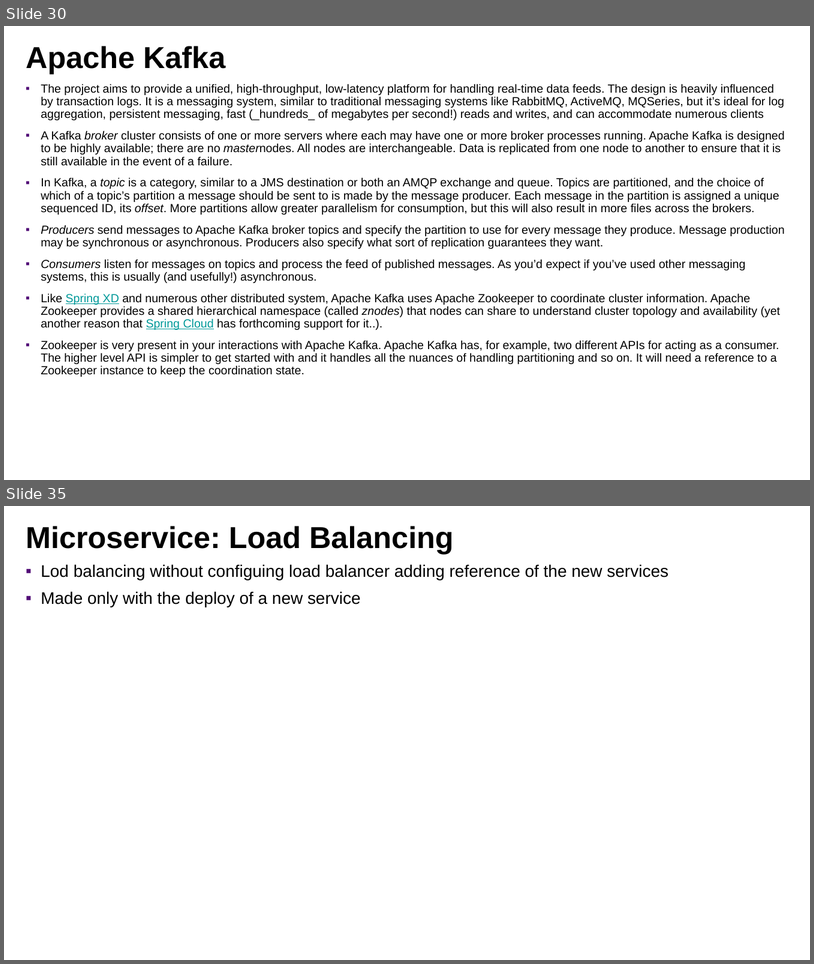
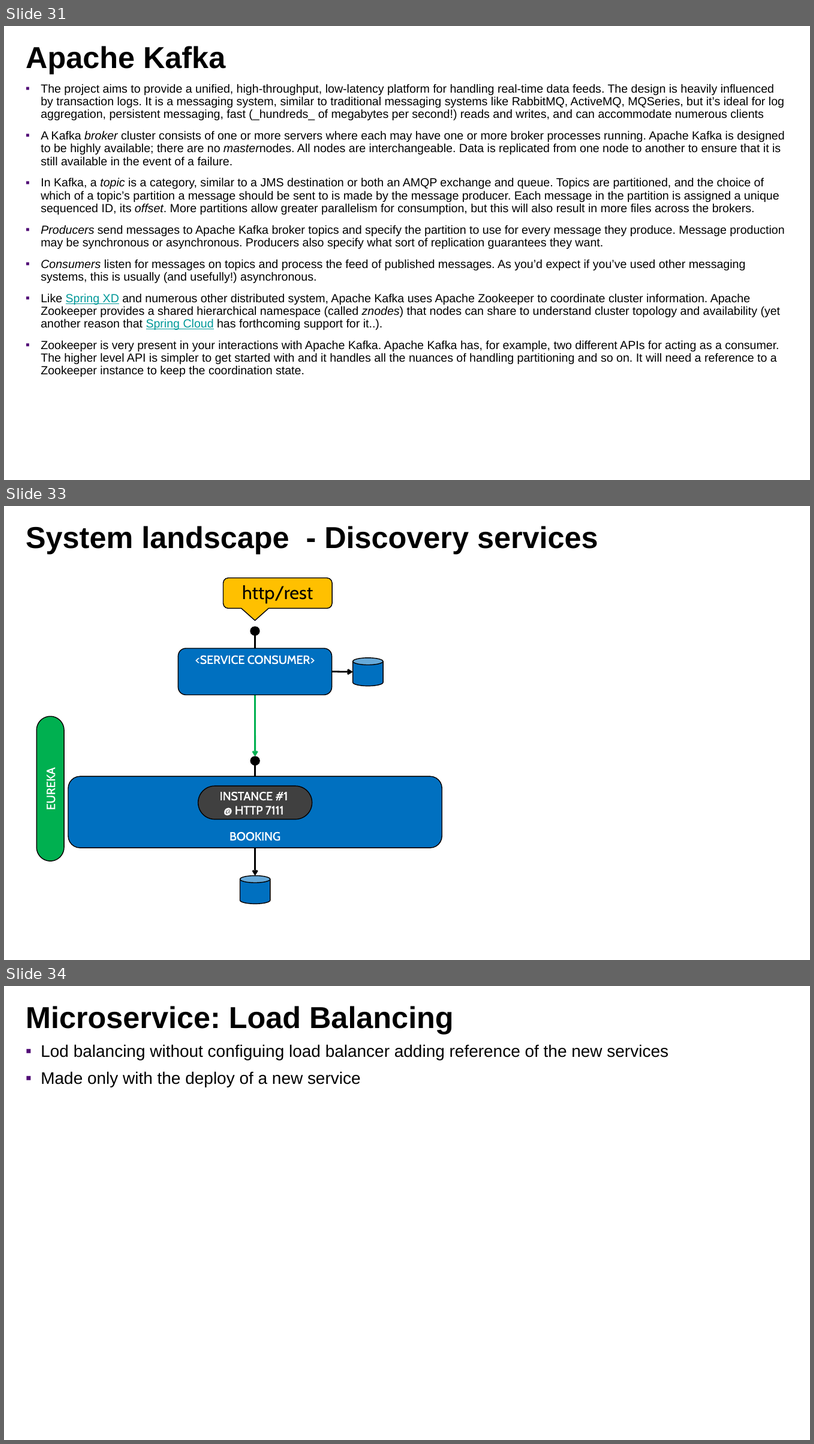
Before and after one commit to lbennardis/microS_code2016_DOCS, a slide deck: luigiBennardisMicroservices.pptx. Shown one above the other, each under a label of ours: slides 30 and 35 before the commit, slides 31, 33 and 34 after it; the slides between them are not shown. The pictures are 814x964 and 814x1444 pixels, drawn with LibreOffice and Linux fonts; fonts in the diff are those of the drawing; background and template pictures are left out. Boxes give left, top, right and bottom in pixels: in the first picture for what was removed or moved away, otherwise in the second. Text is boxed around its words. In the diff, an @@ line names an element or a change of style, - is before the commit and + after.

```diff
--- a/luigiBennardisMicroservices.pptx
+++ b/luigiBennardisMicroservices.pptx
@@ slide 33 added at (x1=4, y1=506, x2=810, y2=960), background picture (left out) @@
@@ title added at (x1=26, y1=526, x2=599, y2=554), 72 pt, text #000000, bold @@
+System landscape - Discovery services
@@ rounded speech box added at (x1=223, y1=578, x2=332, y2=609), fill #FFC000, outline #000000 2 pt, 44 pt, text #000000 @@
+http/rest
@@ group added at (x1=178, y1=627, x2=383, y2=694): 1 rounded rectangle, 1 line, 1 ellipse, 1 cylinder, 1 arrow @@
+<SERVICE CONSUMER>
@@ arrow added from (255, 694) to (255, 756), #00B050 4 pt @@
@@ rounded rectangle added at (x1=36, y1=716, x2=64, y2=861), fill #00B050, outline #000000 2 pt, 28 pt, text #FFFFFF @@
+EUREKA
@@ ellipse added at (x1=251, y1=756, x2=260, y2=765), fill #000000, outline #000000 2 pt @@
@@ line added from (255, 776) to (255, 765), #000000 4 pt @@
@@ rounded rectangle added at (x1=68, y1=776, x2=442, y2=847), fill #0070C0, outline #000000 2 pt, 28 pt, text #FFFFFF @@
+BOOKING
@@ rounded rectangle added at (x1=198, y1=786, x2=312, y2=819), fill #404040, outline #000000 2 pt, 28 pt, text #FFFFFF @@
+INSTANCE #1
+@ HTTP 7111
@@ arrow added from (255, 847) to (255, 875), #000000 4 pt @@
@@ cylinder added at (x1=240, y1=875, x2=270, y2=903), fill #0070C0, outline #000000 2 pt @@
@@ what was slide 30 is now slide 31 @@
@@ what was slide 35 is now slide 34 @@
```
Also in this commit, not shown: 4 slides changed, 1 slide removed.
